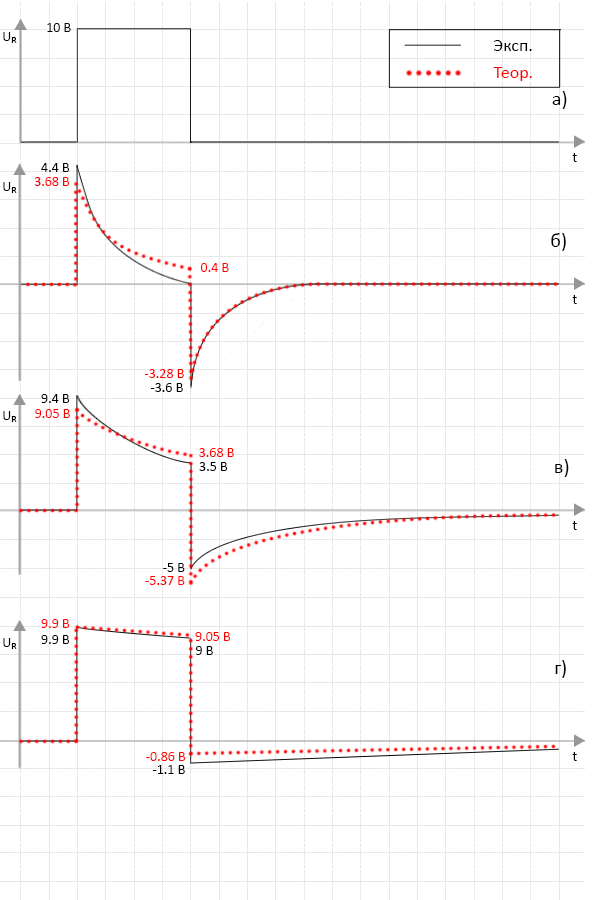
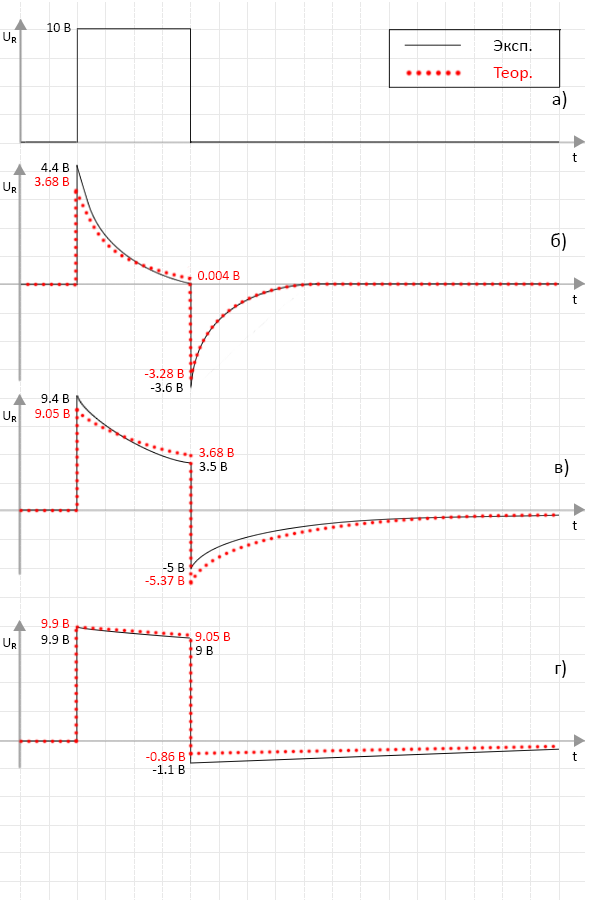
The second 593×900 image is a revision of the first. Changes to its layers:
painted on "Слой 36" over 187, 266, 193, 278
painted on "Слой 28" over 73, 181, 193, 282
renamed "0.4 В" to "0.004 В", painted on it over 198, 263, 240, 280
